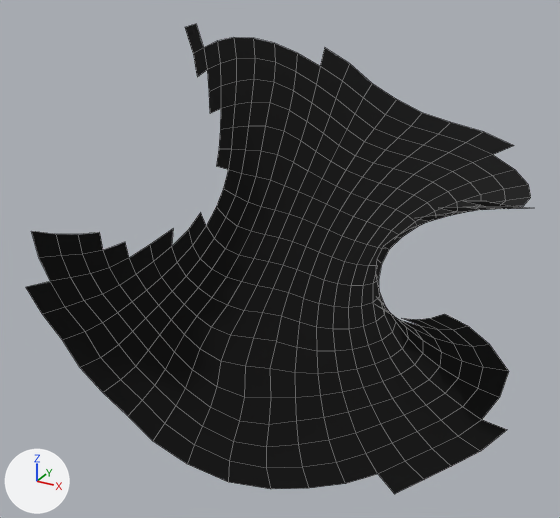
A saved change to the OBJ model QS_project/data/Remeshing/Example_2_inv/Example_2_inv_Remeshed.obj.
Camera for both pictures: a camera (50 mm lens) standing at (2.029, -3.16, 2.255) and looking at (0.753, -0.839, 1.094). The axes (+X, +Y, +Z) are drawn at lower left. The lights are the same throughout. Mesh edges are drawn as thin lines. Where no turn or scale is listed for an object, it has been applied to the vertices.

The older version as bpy lines, for what is in view:
```python
me_example_2_inv_remeshed = bpy.data.meshes.new('Example_2_inv_Remeshed')
me_example_2_inv_remeshed.from_pydata(...)  # 395 vertices, 343 faces; spans x 0.08..1.66, y -1.47..-0.14, z 0.16..1.91
me_example_2_inv_remeshed.materials.append(mat_diffuse_0_0_0_255)  # black #000000
# before: 3 (1.42, -0.2, 1.46) at pixel (514, 145), 4 (1.29, -0.15, 1.49) at pixel (483, 131), 5 (0.82, -0.18, 1.64) at pixel (372, 83), 6 (0.72, -0.19, 1.71) at pixel (349, 63), 7 (0.63, -0.24, 1.77) at pixel (324, 47)
# before: 16 (1.35, -0.25, 1.43) at pixel (492, 154), 17 (1.24, -0.21, 1.45) at pixel (465, 142), 18 (1.15, -0.14, 1.51) at pixel (450, 122), 19 (1.03, -0.15, 1.53) at pixel (422, 112), 20 (0.92, -0.16, 1.58) at pixel (396, 99)
# before: 21 (0.72, -0.25, 1.65) at pixel (342, 80), 22 (0.63, -0.29, 1.71) at pixel (320, 66), 36 (1.12, -0.2, 1.47) at pixel (438, 134), 37 (1.01, -0.21, 1.49) at pixel (410, 126), 38 (0.9, -0.23, 1.53) at pixel (385, 114)
# before: 39 (0.81, -0.23, 1.59) at pixel (363, 97)
# before: 8 (0.36, -0.75, 1.91) at pixel (196, 23), 9 (0.36, -0.82, 1.9) at pixel (184, 27), 28 (0.39, -0.76, 1.82) at pixel (203, 47), 46 (0.4, -0.84, 1.81) at pixel (193, 53), 61 (0.42, -0.79, 1.75) at pixel (207, 69)
# before: 62 (0.43, -0.87, 1.74) at pixel (197, 77)
# before: 281 (0.33, -1.19, 1.14) at pixel (129, 257), 282 (0.34, -1.22, 1.22) at pixel (125, 241), 310 (0.28, -1.24, 1.11) at pixel (109, 267), 311 (0.29, -1.27, 1.19) at pixel (103, 250), 312 (0.3, -1.3, 1.27) at pixel (99, 232)
# before: 330 (0.24, -1.29, 1.1) at pixel (90, 273), 331 (0.24, -1.32, 1.19) at pixel (82, 254), 347 (0.19, -1.34, 1.1) at pixel (70, 277), 348 (0.26, -1.35, 1.28) at pixel (78, 234), 365 (0.19, -1.38, 1.19) at pixel (61, 255)
# before: 366 (0.21, -1.41, 1.29) at pixel (56, 234), 379 (0.14, -1.39, 1.09) at pixel (50, 281), 380 (0.14, -1.43, 1.2) at pixel (38, 257), 394 (0.16, -1.47, 1.31) at pixel (31, 231)
# before: 353 (1.57, -0.88, 0.68) at pixel (481, 419), 354 (1.49, -0.86, 0.57) at pixel (458, 436), 355 (1.39, -0.85, 0.48) at pixel (432, 448), 356 (1.3, -0.86, 0.39) at pixel (405, 461), 369 (1.2, -0.87, 0.3) at pixel (377, 474)
# before: 383 (1.66, -0.89, 0.68) at pixel (507, 429), 384 (1.57, -0.87, 0.54) at pixel (480, 451), 385 (1.47, -0.86, 0.43) at pixel (451, 466), 386 (1.38, -0.86, 0.34) at pixel (424, 479), 387 (1.28, -0.88, 0.24) at pixel (394, 494)
ob_example_2_inv_remeshed = bpy.data.objects.new('Example_2_inv_Remeshed', me_example_2_inv_remeshed)
ob_example_2_inv_remeshed.location = (0.0, 0.0, 0.0)
```
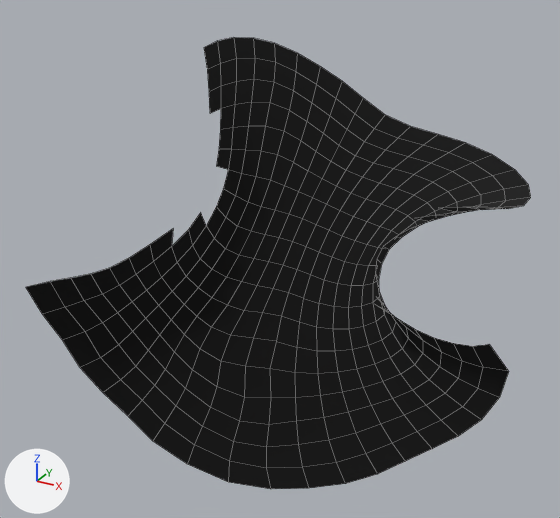
Commit message: Examples 3 4

What differs and where, as boxes (x1, y1, x2, y2) in the pictures (560 x 518 px):
'Example_2_inv_Remeshed', reshaped
    before: (26, 24, 531, 494)
    after: (26, 37, 531, 489)
part 1 of me_example_2_inv_remeshed, deleted (black)
    before: (400, 201, 528, 346)
part 2 of me_example_2_inv_remeshed, deleted (black)
    before: (320, 48, 514, 155)
part 3 of me_example_2_inv_remeshed, deleted (black)
    before: (185, 24, 207, 77)
part 4 of me_example_2_inv_remeshed, deleted (black)
    before: (31, 231, 129, 281)
part 5 of me_example_2_inv_remeshed, deleted (black)
    before: (378, 420, 507, 494)

What the commit changed:
me_example_2_inv_remeshed is used by ob_example_2_inv_remeshed; location (0.0, 0.0, 0.0).
Verts and faces of me_example_2_inv_remeshed; kept vertices keep their numbers, new ones are numbered from 395.
me_example_2_inv_remeshed had 395 vertices, 343 faces and spanned x 0.08..1.66, y -1.47..-0.14, z 0.16..1.91.
me_example_2_inv_remeshed now has 356 vertices, 314 faces and spans x 0.08..1.65, y -1.45..-0.2, z 0.16..1.84.
Part 1, on me_example_2_inv_remeshed:
13 vertices are removed from x 1.3..1.63, y -1.2..-0.79, z 1.07..1.47.
9 faces are deleted.
Part 2, on me_example_2_inv_remeshed:
Vertices deleted: 3 to 7, 18, 19, 20 (with the faces that use them).
Part 3, on me_example_2_inv_remeshed:
Vertices deleted: 8, 9, 46, 62 (with the faces that use them).
Part 4, on me_example_2_inv_remeshed:
Vertices deleted: 282, 311, 312, 331, 348, 365, 366, 380, 394 (with the faces that use them).
Part 5, on me_example_2_inv_remeshed:
Vertices deleted: 383 to 387 (with the faces that use them).
